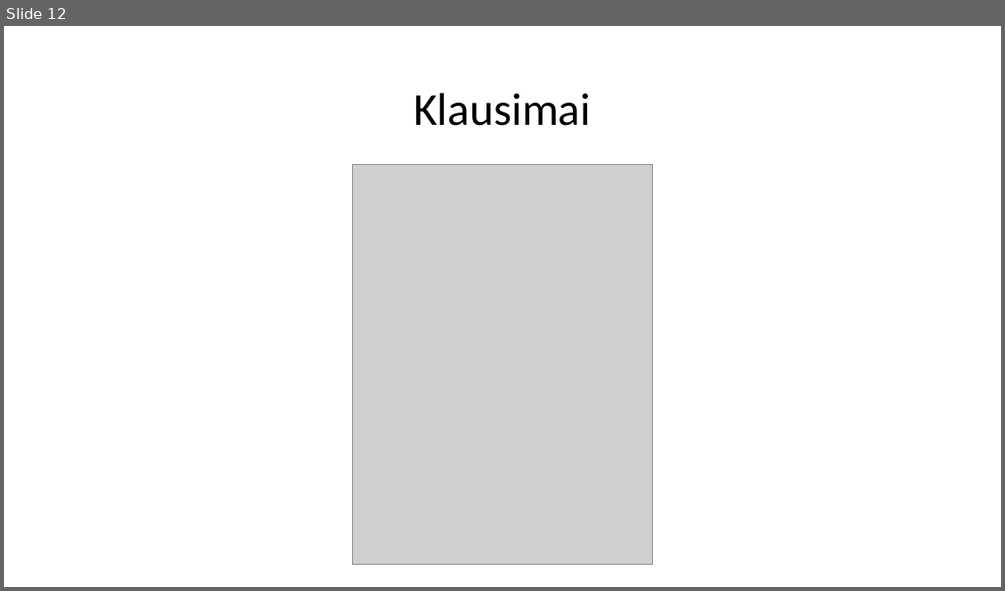
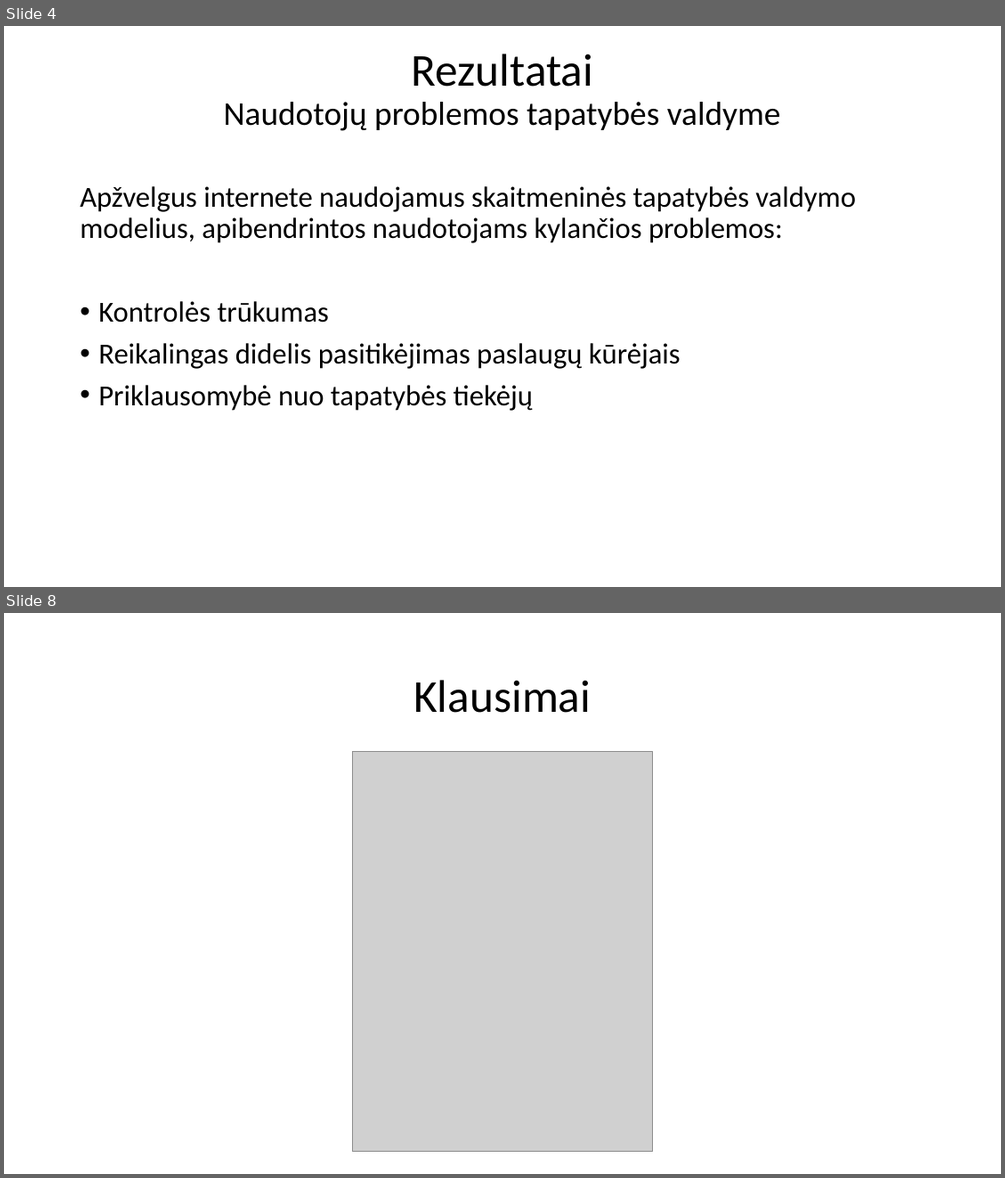
Before and after one commit to Ubaldas11/bachelor-thesis, a slide deck: BakalauroGynimas.pptx. Shown one above the other, each under a label of ours: slide 12 before the commit, slides 4 and 8 after it; the slides between them are not shown. The pictures are 1005x591 and 1005x1178 pixels, drawn with LibreOffice and Linux fonts; fonts in the diff are those of the drawing; grey boxes stand for pictures; background and template pictures are left out. Boxes give left, top, right and bottom in pixels: in the first picture for what was removed or moved away, otherwise in the second. Text is boxed around its words. In the diff, an @@ line names an element or a change of style, - is before the commit and + after.

```diff
--- a/BakalauroGynimas.pptx
+++ b/BakalauroGynimas.pptx
@@ slide 4 added at (4, 26, 1001, 587), background #FFFFFF @@
@@ title added at (224, 54, 781, 131), 32 pt, text #000000 @@
+Rezultatai
+Naudotojų problemos tapatybės valdyme
@@ text added at (80, 186, 856, 410), 28 pt, text #000000 @@
+Apžvelgus internete naudojamus skaitmeninės tapatybės valdymo modelius, apibendrintos naudotojams kylančios problemos:
+• Kontrolės trūkumas
+• Reikalingas didelis pasitikėjimas paslaugų kūrėjais
+• Priklausomybė nuo tapatybės tiekėjų
@@ what was slide 12 is now slide 8 @@
```
Also in this commit, not shown: 1 slide changed, 5 other slides added, 10 slides removed, 2 other files.
